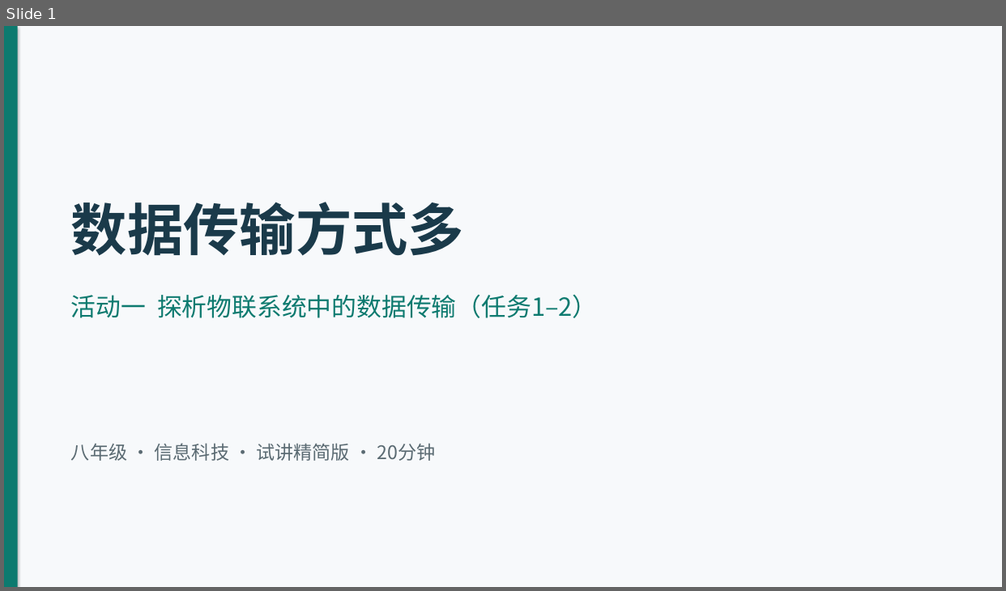
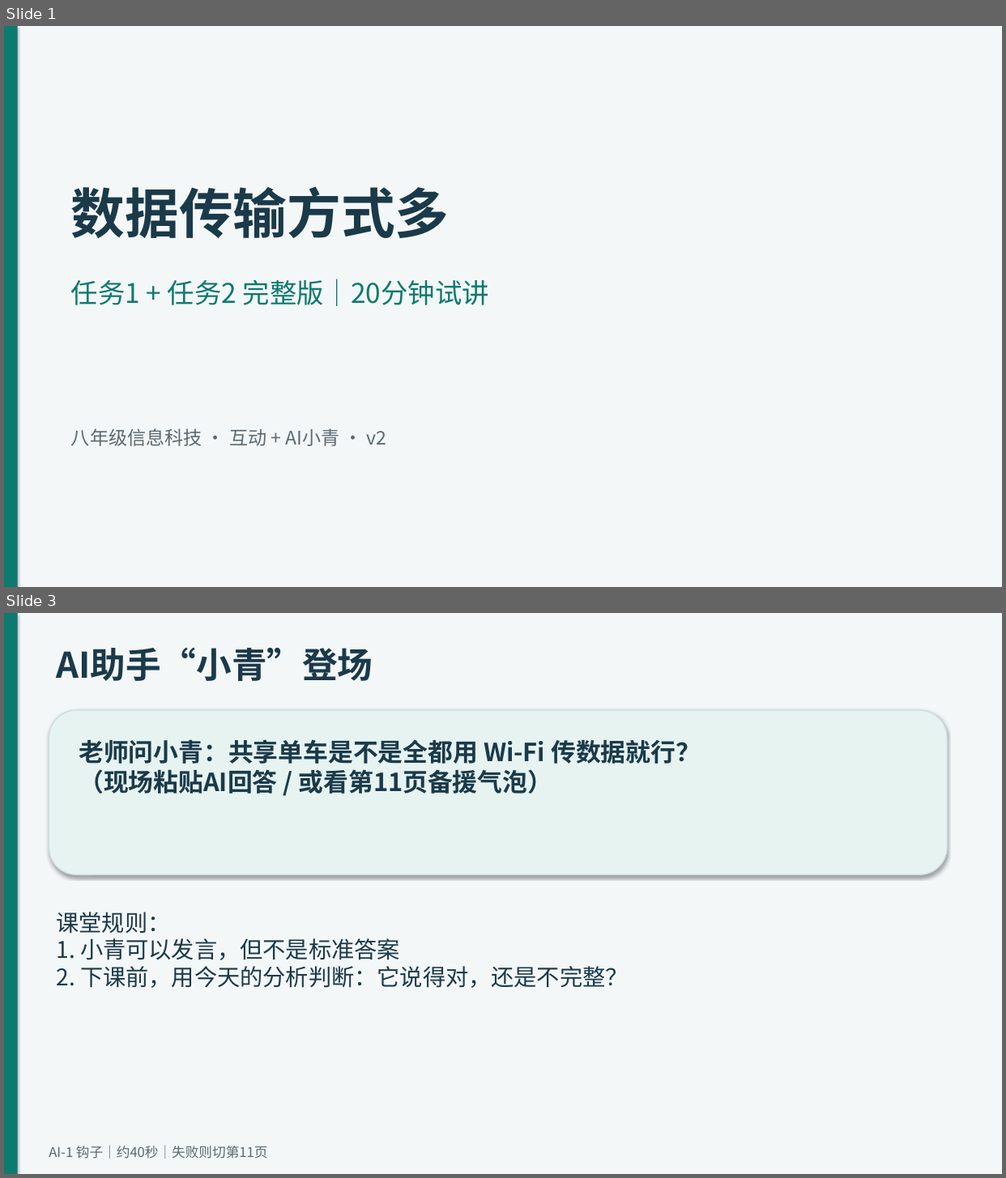
Before and after one commit to Estherqian24/EstherBlog, a slide deck: 第6课-试讲精简版-任务一二-20分钟.pptx. Shown one above the other, each under a label of ours: slide 1 before the commit, slides 1 and 3 after it; the slides between them are not shown. The pictures are 1006x591 and 1006x1178 pixels, drawn with LibreOffice and Linux fonts; fonts in the diff are those of the drawing. Boxes give left, top, right and bottom in pixels: in the first picture for what was removed or moved away, otherwise in the second. Text is boxed around its words. In the diff, an @@ line names an element or a change of style, - is before the commit and + after.

```diff
--- a/第6课-试讲精简版-任务一二-20分钟.pptx
+++ b/第6课-试讲精简版-任务一二-20分钟.pptx
@@ slide 3 added at (4, 613, 1002, 1174), background #FFFFFF @@
@@ rectangle added at (4, 613, 1002, 1174), fill #F4F7F8 @@
@@ rectangle added at (4, 613, 18, 1174), fill #0D7A6F @@
@@ text added at (56, 647, 373, 681), 34 pt, text #1A3A4A, bold @@
+AI助手“小青”登场
@@ rounded rectangle added at (49, 710, 948, 875), fill #E6F3F1, outline #D0DAE0 1 pt @@
@@ text added at (79, 739, 701, 794), 24 pt, text #1A3A4A, bold @@
+老师问小青：共享单车是不是全都用 Wi-Fi 传数据就行？
+（现场粘贴AI回答 / 或看第11页备援气泡）
@@ text added at (56, 912, 628, 988), 22 pt, text #1A3A4A @@
+课堂规则：
+1. 小青可以发言，但不是标准答案
+2. 下课前，用今天的分析判断：它说得对，还是不完整？
@@ text added at (49, 1145, 268, 1159), 13 pt, text #5A6A72 @@
+AI-1 钩子｜约40秒｜失败则切第11页
@@ slide 1 changed as well @@
@@ rectangle at (4, 26, 1002, 587): fill #F7F9FB to #F4F7F8 @@
@@ text "数据传输方式多": place and size @@
-text "数据传输方式多" at (71, 202, 464, 256)
+text "数据传输方式多" at (71, 186, 450, 238)
@@ text "数据传输方式多" at (71, 186, 450, 238): size 54 to 52 pt @@
@@ text at (71, 279, 489, 306): text changed; size 24 to 26 pt @@
-活动一 探析物联系统中的数据传输（任务1–2）
+任务1 + 任务2 完整版｜20分钟试讲
@@ text at (71, 429, 387, 446): text changed @@
-八年级 · 信息科技 · 试讲精简版 · 20分钟
+八年级信息科技 · 互动 + AI小青 · v2
```
Also in this commit, not shown: 1 other slide changed, 8 other slides added, 8 slides removed, 2 other files.
